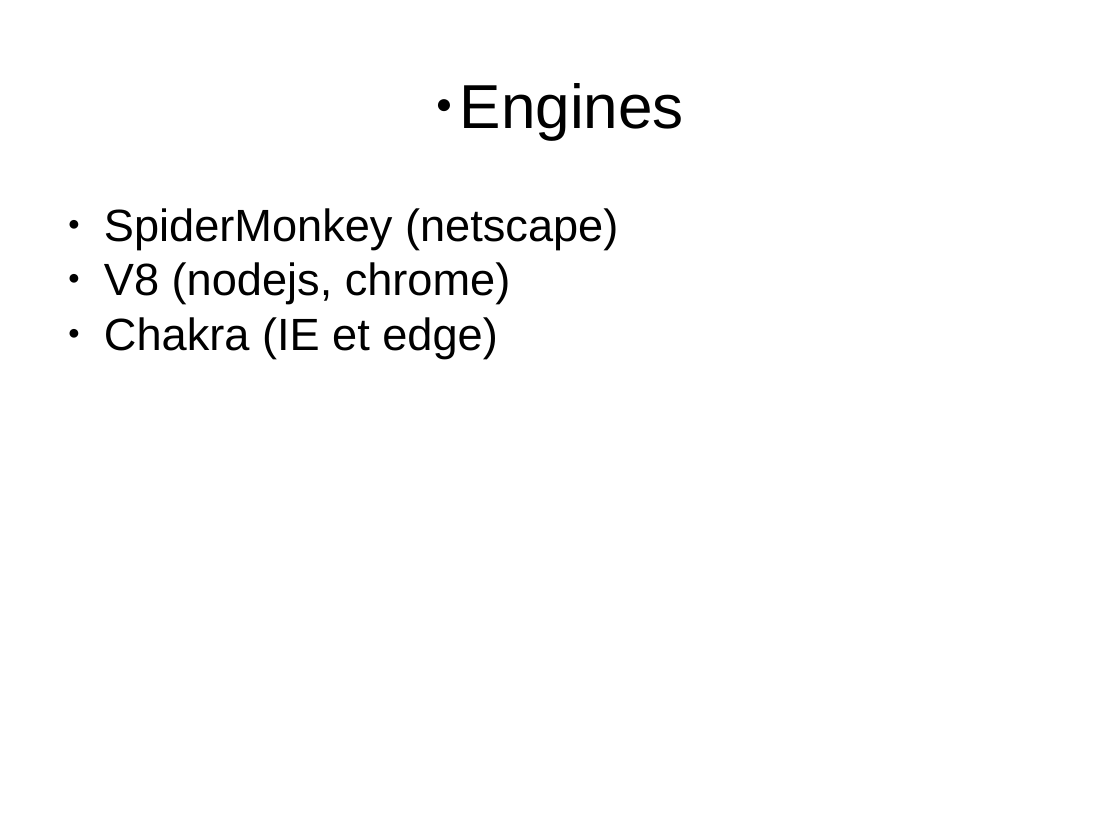
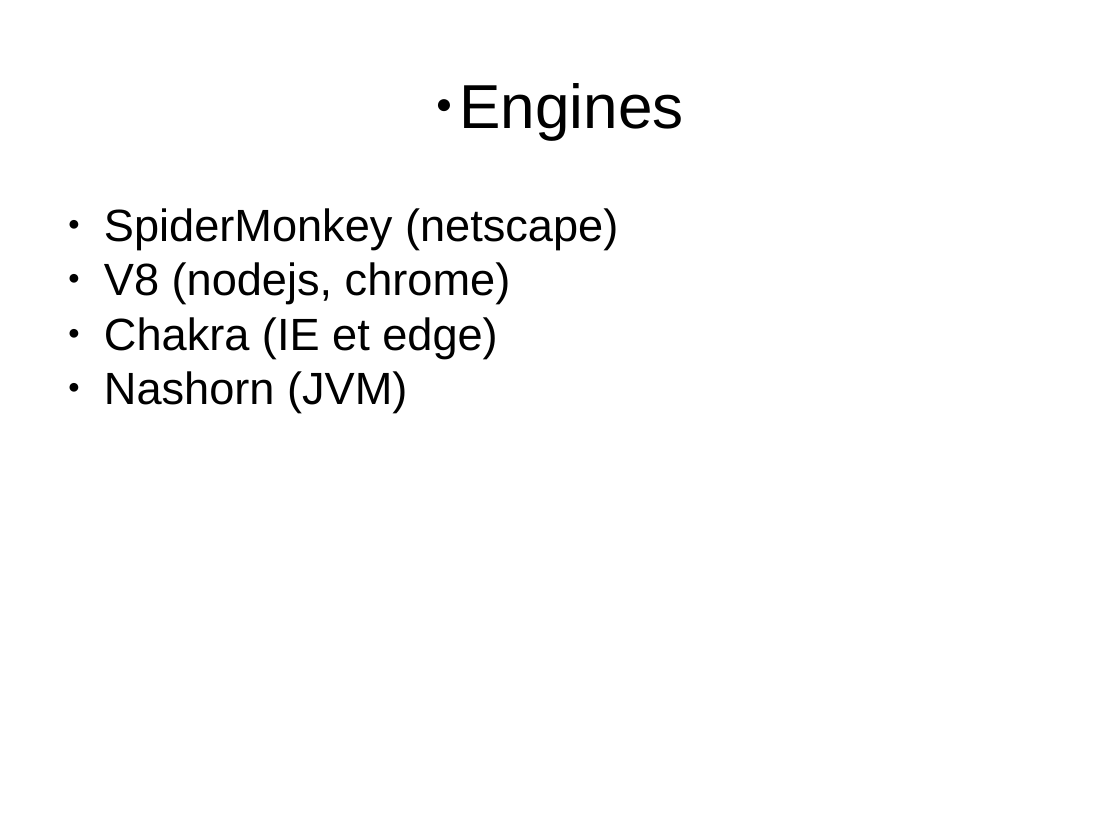
Before and after one commit to acouette/FormationJS, a slide deck: slide 3 of pres.pptx. Drawn at 1120x840 pixels with LibreOffice and Linux fonts; fonts in the diff are those of the drawing. Boxes give left, top, right and bottom in pixels: in the first picture for what was removed or moved away, otherwise in the second. Text is boxed around its words. In the diff, an @@ line names an element or a change of style, - is before the commit and + after.

```diff
--- a/pres.pptx
+++ b/pres.pptx
@@ text at <box>104,371,407,412</box>: paragraph added @@
+● Nashorn (JVM)
```
Also in this commit, not shown: 4 other slides changed, 2 slides added, 2 slides removed, 2 other files.
